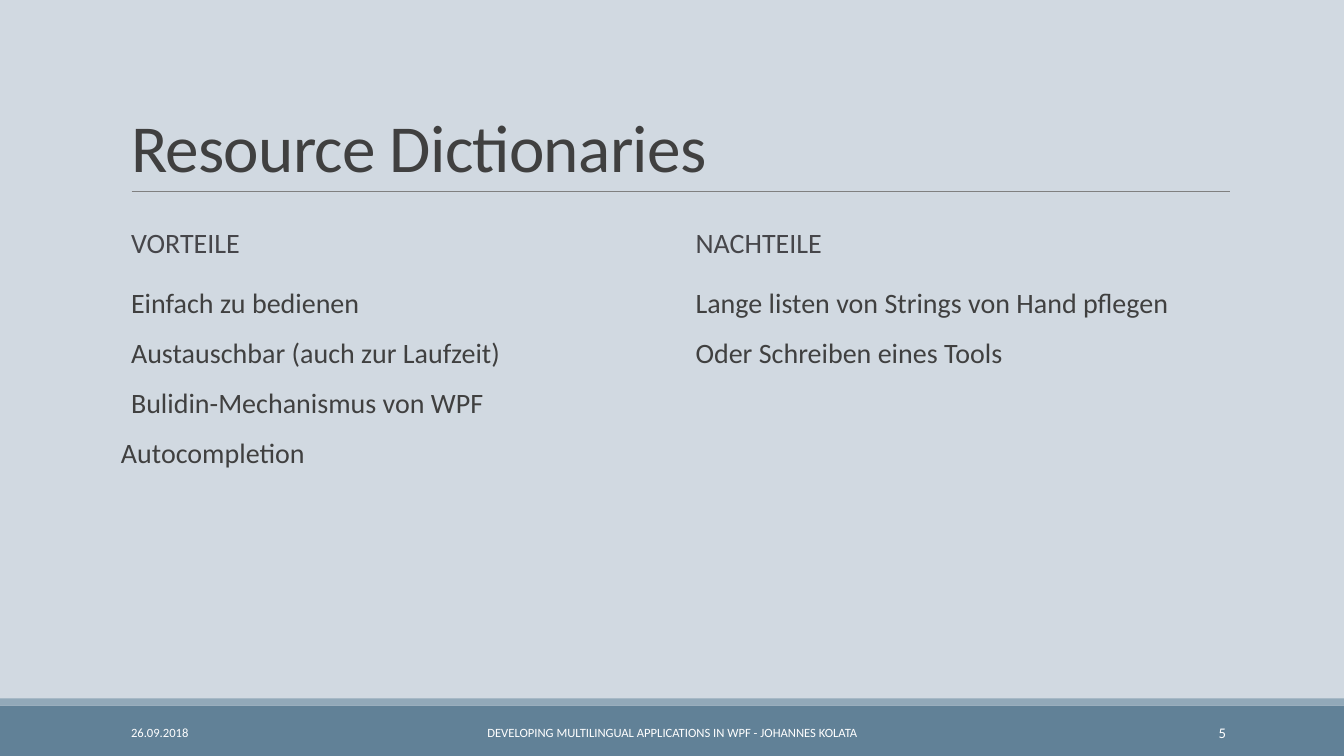
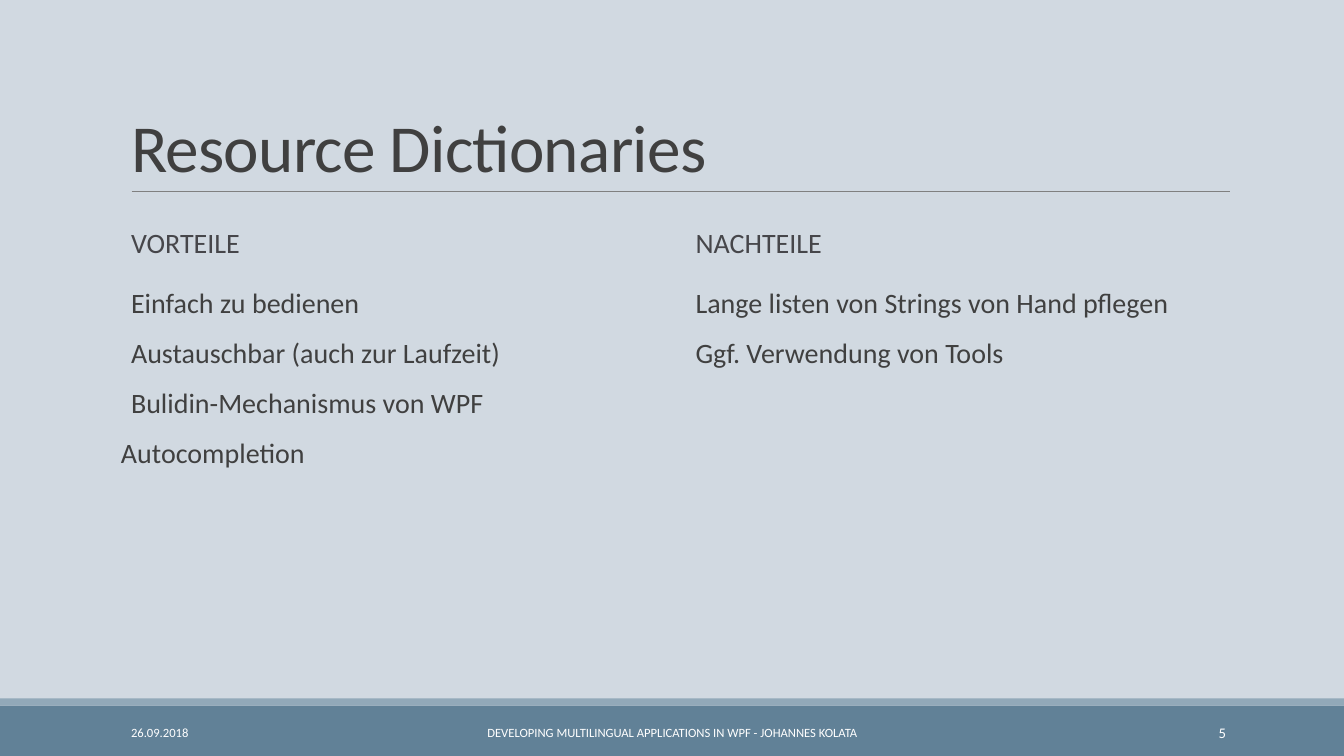
Before and after one commit to Wr4thon/C-Sharp_Usergroup, a slide deck: slide 5 of 20180926/Developing multilingual Applikations in WPF.pptx. Drawn at 1344x756 pixels with LibreOffice and Linux fonts; fonts in the diff are those of the drawing. Boxes give left, top, right and bottom in pixels: in the first picture for what was removed or moved away, otherwise in the second. Text is boxed around its words. In the diff, an @@ line names an element or a change of style, - is before the commit and + after.

```diff
--- a/20180926/Developing multilingual Applikations in WPF.pptx
+++ b/20180926/Developing multilingual Applikations in WPF.pptx
@@ text at (x1=696, y1=343, x2=1003, y2=368): text changed @@
-  Oder Schreiben eines Tools
+  Ggf. Verwendung von Tools
```
Also in this commit, not shown: 4 other slides changed.
